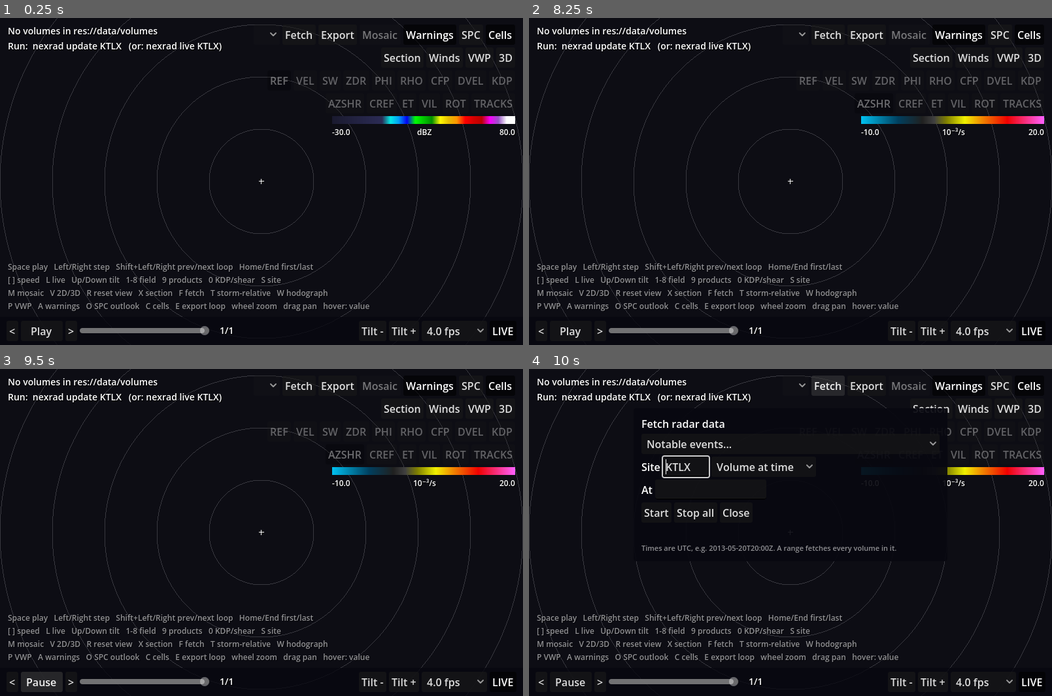
Above: before the commit, frames 1-4 (two rows, left to right).
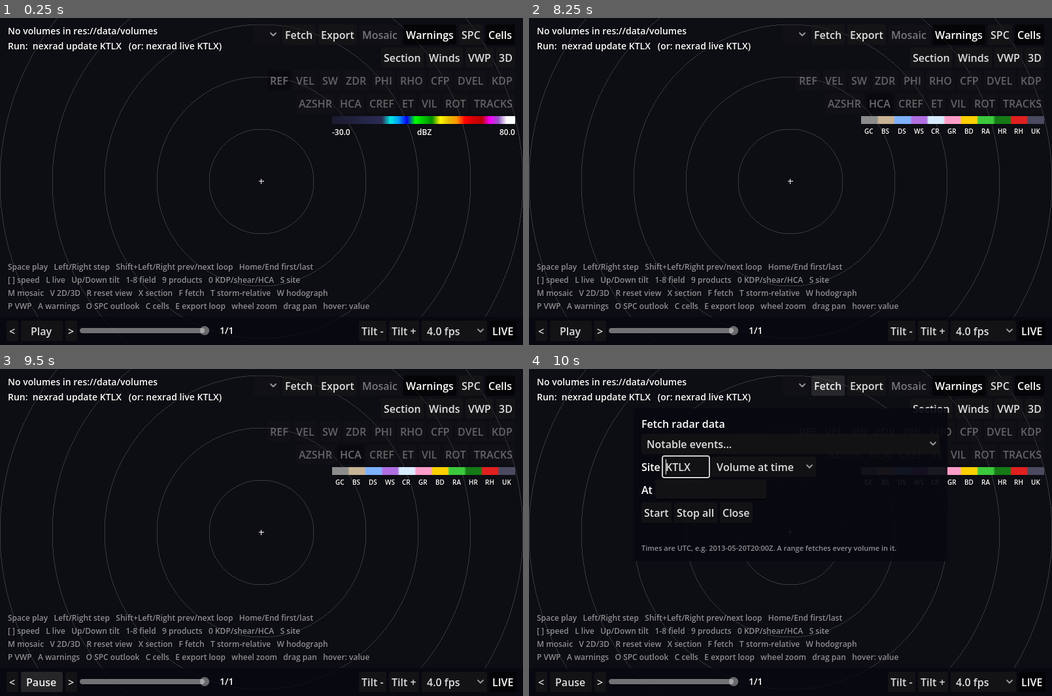
Above: after the commit, the same moments.

Repository: computerdane/droplet
Game: Godot game, scene res://scenes/main.tscn
Two runs of this game, one before a commit and one after it. Both use one fixed random seed, a clock stepped at 60 frames per second and the inputs below.
Inputs (mouse positions are in pixels of both pictures, inside the frame that each line leads up to):
- Up to frame 1 (0.25 s): no input
- Up to frame 2 (8.25 s): click "REF" at 0.5 s; click "VEL" at 1.25 s; click "SW" at 2 s; click "ZDR" at 2.75 s; click "PHI" at 3.5 s; click "RHO" at 4.25 s; click "CFP" at 5 s; click "DVEL" at 5.75 s; click "KDP" at 6.5 s; click "AZSHR" at 7.25 s; click (879, 103) at 8 s, where only the run after the commit has a clickable "HCA"
- Up to frame 3 (9.5 s): click "Play" at 8.75 s
- Up to frame 4 (10 s): click "Fetch" at 9.5 s

The runs differ from the first frame. In frame 1, 0.2% of the frame differs, in the area x 48-69%, y 25-81%; in frame 2, 1.3%, in the area x 48-99%, y 25-81%; in frame 3, 1.3%; in frame 4, 0.6%.

Commit message:
Hydrometeor classification with a melting layer
nexrad/src/hca.rs: Park et al. (2009) fuzzy-logic HCA as a per-gate field next to every
sweep with REF, ZDR and RHO, restricted by where the beam sits relative to the melting
layer. The layer comes from the volume's bright band when it has one, else from a
latitude/season freezing-level climatology; volume.json records which.

Viewer: HCA field (0 cycles to it) with a class legend and readout, categorical sampling
(nearer tilt, no interpolation) in sections and volume rendering, the melting layer in the
info text and as dashed lines in the section. tests/run.gd now fails on a test file that
does not parse instead of skipping it.

Co-Authored-By: Claude Opus 5.5 <noreply@anthropic.com>

Diff:
--- a/scripts/colormaps.gd
+++ b/scripts/colormaps.gd
@@ -19,6 +19,7 @@
 	"VIL": [0.0, 80.0],  # kg/m², vertically integrated liquid
 	"ROT": [-10.0, 20.0],  # 1e-3 /s, low-level rotation (as AZSHR)
 	"TRACKS": [-10.0, 20.0],  # 1e-3 /s, rotation tracks (ROT over time)
+	"HCA": [0.5, 11.5],  # hydrometeor class code 1..11 (CLASS_NAMES)
 }
 
 const UNITS := {
@@ -37,6 +38,7 @@
 	"VIL": "kg/m²",
 	"ROT": "10⁻³/s",
 	"TRACKS": "10⁻³/s",
+	"HCA": "class",
 }
 
 ## Stops as [value, colour] pairs.
@@ -143,6 +145,23 @@
 	],
 }
 
+## Hydrometeor classes (nexrad/src/hca.rs): code k = index k - 1, [abbreviation, name, colour].
+const HCA_CLASSES := [
+	["GC", "ground clutter / AP", "8c8c8c"],
+	["BS", "biological scatterers", "c8b496"],
+	["DS", "dry snow", "7fb2ff"],
+	["WS", "wet snow", "b06fe0"],
+	["CR", "ice crystals", "d8ecff"],
+	["GR", "graupel", "ff9ec8"],
+	["BD", "big drops", "ffd000"],
+	["RA", "light / moderate rain", "3cc83c"],
+	["HR", "heavy rain", "157a15"],
+	["RH", "rain / hail", "e02020"],
+	["UK", "unknown", "4a4a60"],
+]
+## Fields whose values are class codes: one flat colour per class, never interpolated.
+const CATEGORICAL := ["HCA"]
+
 ## Fields drawn with another field's colours.
 const SAME_AS := {"DVEL": "VEL", "CREF": "REF", "ROT": "AZSHR", "TRACKS": "AZSHR"}
 
@@ -165,6 +184,9 @@
 		return "range folded"
 	if v < -900.0:
 		return "no data"
+	if field_name == "HCA":
+		var k := clampi(roundi(v) - 1, 0, HCA_CLASSES.size() - 1)
+		return "%s (%s)" % [HCA_CLASSES[k][1], HCA_CLASSES[k][0]]
 	var unit := unit_of(field_name).get_slice(" ", 0)
 	match field_name:
 		"RHO":
@@ -185,6 +207,8 @@
 static func texture_for(field_name: String) -> GradientTexture1D:
 	if _cache.has(field_name):
 		return _cache[field_name]
+	if field_name in CATEGORICAL:
+		return _categorical_texture(field_name)
 	var stops: Array = STOPS.get(
 		SAME_AS.get(field_name, field_name), [[0.0, "000000"], [1.0, "ffffff"]]
 	)
@@ -200,3 +224,24 @@
 	tex.width = 512
 	_cache[field_name] = tex
 	return tex
+
+
+static func is_categorical(field_name: String) -> bool:
+	return field_name in CATEGORICAL
+
+
+## One constant-colour step per class over the field's range, so class k (at k) falls in the
+## middle of its step.
+static func _categorical_texture(field_name: String) -> GradientTexture1D:
+	var grad := Gradient.new()
+	grad.interpolation_mode = Gradient.GRADIENT_INTERPOLATE_CONSTANT
+	grad.offsets = PackedFloat32Array()
+	grad.colors = PackedColorArray()
+	var n := HCA_CLASSES.size()
+	for k in n:
+		grad.add_point(float(k) / n, Color(HCA_CLASSES[k][2]))
+	var tex := GradientTexture1D.new()
+	tex.gradient = grad
+	tex.width = n * 8
+	_cache[field_name] = tex
+	return tex
--- a/scripts/hud.gd
+++ b/scripts/hud.gd
@@ -38,6 +38,7 @@
 const FIELD_NAMES := {
 	"KDP": "specific differential phase",
 	"AZSHR": "azimuthal shear of DVEL, positive = cyclonic",
+	"HCA": "hydrometeor classification",
 }
 const PRODUCT_NAMES := {
 	"CREF": "composite reflectivity",
@@ -94,6 +95,7 @@
 var legend_lo: Label
 var legend_hi: Label
 var legend_unit: Label
+var legend_classes: HBoxContainer  # class abbreviations under a categorical legend (HCA)
 var play_button: Button
 var slider: HSlider
 var time_label: Label
@@ -210,7 +212,7 @@
 		var fname: String = names[i]
 		var tip := "%s (%d)" % [fname, i + 1] if i < 8 else "%s (0)" % fname
 		if FIELD_NAMES.has(fname):
-			tip = "%s: %s (0 toggles KDP / AZSHR)" % [fname, FIELD_NAMES[fname]]
+			tip = "%s: %s (0 cycles KDP / AZSHR / HCA)" % [fname, FIELD_NAMES[fname]]
 		if fname in RadarVolume.PRODUCTS:
 			tip = "%s: %s, plan view only (9 cycles products)" % [fname, PRODUCT_NAMES[fname]]
 		var b := _button(fname, tip)
@@ -240,6 +242,18 @@
 	labels.add_child(legend_lo)
 	labels.add_child(legend_unit)
 	labels.add_child(legend_hi)
+	legend_classes = _hbox()
+	legend_classes.custom_minimum_size = Vector2(LEGEND_WIDTH, 0)
+	legend_classes.size_flags_horizontal = Control.SIZE_SHRINK_END
+	legend_classes.add_theme_constant_override("separation", 0)
+	legend_classes.visible = false
+	for c: Array in Colormaps.HCA_CLASSES:
+		var l := _label(10)
+		l.text = c[0]
+		l.horizontal_alignment = HORIZONTAL_ALIGNMENT_CENTER
+		l.size_flags_horizontal = Control.SIZE_EXPAND_FILL
+		legend_classes.add_child(l)
+	box.add_child(legend_classes)
 
 	hodograph = Hodograph.new()
 	hodograph.size = HODOGRAPH_SIZE
@@ -410,6 +424,7 @@
 	var legend_w := minf(LEGEND_WIDTH, col_w)
 	legend_tex.custom_minimum_size.x = legend_w
 	legend_lo.get_parent().custom_minimum_size.x = legend_w
+	legend_classes.custom_minimum_size.x = legend_w
 	var top := _top_box.position.y + _top_box.get_combined_minimum_size().y + GAP
 	if stacked:
 		top = info_bottom + GAP
@@ -598,6 +613,9 @@
 	legend_lo.text = str(rng[0])
 	legend_hi.text = str(rng[1])
 	legend_unit.text = Colormaps.unit_of(field_name)
+	var categorical := Colormaps.is_categorical(field_name)
+	legend_classes.visible = categorical
+	legend_lo.get_parent().visible = not categorical
 	if storm_relative:
 		legend_unit.text = "storm-rel. " + legend_unit.text
 
--- a/scripts/main.gd
+++ b/scripts/main.gd
@@ -62,7 +62,7 @@
 }
 const HINT_COMMON := (
 	"Space play   Left/Right step   Shift+Left/Right prev/next loop   Home/End first/last\n"
-	+ "[ ] speed   L live   Up/Down tilt   1-8 field   9 products   0 KDP/shear   S site\n"
+	+ "[ ] speed   L live   Up/Down tilt   1-8 field   9 products   0 KDP/shear/HCA   S site\n"
 	+ "M mosaic   V 2D/3D   R reset view   X section   F fetch   T storm-relative   W hodograph\n"
 	+ "P VWP   A warnings   O SPC outlook   C cells   E export loop   "
 )
@@ -883,6 +883,14 @@
 		lines.append("zoom %.2f px/km   cache %d MB" % [view_2d.zoom(), cache_mb])
 	if _storm_vector() != Vector2.ZERO:
 		lines.append("storm-relative: " + _storm_source())
+	var ml = volume.meta.get("melting_layer")
+	if Colormaps.is_categorical(field_name) and ml is Dictionary:
+		lines.append(
+			(
+				"melting layer %.1f-%.1f km ARL (%s)"
+				% [ml["bottom_m"] / 1000.0, ml["top_m"] / 1000.0, ml["source"]]
+			)
+		)
 	if mosaic:
 		lines.append("mosaic: " + Mosaic.summary(_neighbors))
 	lines.append_array(overlays.info_lines())
@@ -980,7 +988,7 @@
 			elif e.keycode == KEY_9:
 				_cycle_fields(RadarVolume.PRODUCTS + [RotationTracks.VIEW_FIELD])
 			elif e.keycode == KEY_0:
-				_cycle_fields(["KDP", "AZSHR"])
+				_cycle_fields(["KDP", "AZSHR", "HCA"])
 
 
 func _cycle_site() -> void:
--- a/scripts/radar_volume.gd
+++ b/scripts/radar_volume.gd
@@ -5,7 +5,7 @@
 
 const MISSING := -1000.0
 const RANGE_FOLDED := -2000.0
-const FIELDS := ["REF", "VEL", "SW", "ZDR", "PHI", "RHO", "CFP", "DVEL", "KDP", "AZSHR"]
+const FIELDS := ["REF", "VEL", "SW", "ZDR", "PHI", "RHO", "CFP", "DVEL", "KDP", "AZSHR", "HCA"]
 ## Column products (nexrad/src/products.rs): one grid each over ground distance, kept as an
 ## extra sweep at 0° after the real ones (is_product()); plan view only.
 const PRODUCTS := ["CREF", "ET", "VIL", "ROT"]
--- a/scripts/section_view.gd
+++ b/scripts/section_view.gd
@@ -24,6 +24,7 @@
 const GRID := Color(1, 1, 1, 0.12)
 const TEXT := Color(1, 1, 1, 0.8)
 const BEAM_LINE := Color(1, 1, 1, 0.18)
+const ML_LINE := Color(1.0, 0.85, 0.3, 0.8)  # melting layer (HCA)
 
 var storm_motion := Vector2.ZERO  # m/s east, north; zero = ground-relative
 var _plot: Control
@@ -119,6 +120,7 @@
 			mat.set_shader_parameter("geom_a", _geometry(pv, ia, field_name))
 			mat.set_shader_parameter("geom_b", _geometry(pv, ib, field_name))
 			mat.set_shader_parameter("blend", ia != ib)
+			mat.set_shader_parameter("categorical", Colormaps.is_categorical(field_name))
 			mat.set_shader_parameter("lo_deg", band[2])
 			mat.set_shader_parameter("hi_deg", band[3])
 			mat.set_shader_parameter("half_beam_deg", BEAMWIDTH_DEG / 2.0)
@@ -243,7 +245,11 @@
 			var w := (elev - ea) / (eb - ea)
 			var half := BEAMWIDTH_DEG / 2.0
 			if va > -900.0 and vb > -900.0:
-				v = lerpf(va, vb, w)
+				v = (
+					(va if w < 0.5 else vb)
+					if Colormaps.is_categorical(field_name)
+					else lerpf(va, vb, w)
+				)
 			elif va > -900.0 and elev - ea < half:
 				v = va
 			elif vb > -900.0 and eb - elev < half:
@@ -386,6 +392,16 @@
 					_overlay.draw_polyline(pts, BEAM_LINE)
 				if bh > H_MAX_KM:
 					pts.clear()
+		# The melting layer the classification assumed (heights above that radar).
+		var ml = (piece["volume"] as RadarVolume).meta.get("melting_layer")
+		if Colormaps.is_categorical(_last[1]) and ml is Dictionary:
+			var xa := r.position.x + t0 * r.size.x
+			var xb := r.position.x + t1 * r.size.x
+			for key in ["bottom_m", "top_m"]:
+				var y: float = r.end.y - ml[key] / 1000.0 / H_MAX_KM * r.size.y
+				_overlay.draw_dashed_line(Vector2(xa, y), Vector2(xb, y), ML_LINE, 1.0, 6.0)
+			var yt: float = r.end.y - ml["top_m"] / 1000.0 / H_MAX_KM * r.size.y
+			_overlay.draw_string(font, Vector2(xa + 4, yt - 3), "ML", 0, -1, FONT_SIZE, ML_LINE)
 
 
 ## Smallest of 1, 2, 5 x 10^n giving at most `max_ticks` steps over `span`.
--- a/scripts/volume_render.gd
+++ b/scripts/volume_render.gd
@@ -67,6 +67,7 @@
 	_mat.set_shader_parameter("cmap_max", rng[1])
 	_mat.set_shader_parameter("threshold", threshold)
 	_mat.set_shader_parameter("threshold_abs", threshold_abs)
+	_mat.set_shader_parameter("categorical", Colormaps.is_categorical(field_name))
 	_mat.set_shader_parameter("density", density)
 	_mat.set_shader_parameter("other_sites", others)
 	_mat.set_shader_parameter("n_other_sites", others.size())
--- a/scripts/volume_view_3d.gd
+++ b/scripts/volume_view_3d.gd
@@ -33,6 +33,7 @@
 	"DVEL": [10.0, true],
 	"KDP": [0.5, false],
 	"AZSHR": [4.0, true],
+	"HCA": [2.5, false],  # hides clutter and biological echo
 }
 
 var storm_motion := Vector2.ZERO  # m/s east, north in the selected site's frame; zero = off
--- a/shaders/section.gdshader
+++ b/shaders/section.gdshader
@@ -21,6 +21,8 @@
 uniform float lo_deg = 0.0;
 uniform float hi_deg = 1.0;
 uniform bool blend = false;
+// Class codes (HCA): take the nearer tilt instead of interpolating.
+uniform bool categorical = false;
 uniform float half_beam_deg = 0.475;
 // Per tilt (a, b): elevation, first gate centre, gate spacing (km) and gate count.
 uniform vec4 geom_a = vec4(0.5, 2.125, 0.25, 1192.0);
@@ -73,7 +75,7 @@
 		bool ok_b = vb > -900.0;
 		float t = (elev - geom_a.x) / (geom_b.x - geom_a.x);
 		if (ok_a && ok_b) {
-			v = mix(va, vb, t);
+			v = categorical ? (t < 0.5 ? va : vb) : mix(va, vb, t);
 		} else if (ok_a && elev - geom_a.x < half_beam_deg) {
 			v = va;
 		} else if (ok_b && geom_b.x - elev < half_beam_deg) {
--- a/shaders/volume.gdshader
+++ b/shaders/volume.gdshader
@@ -33,6 +33,7 @@
 uniform float cmap_max = 80.0;
 uniform float threshold = 15.0;
 uniform bool threshold_abs = false;
+uniform bool categorical = false;  // class codes (HCA): nearer tilt, no interpolation, even opacity
 uniform float density = 0.05;  // opacity per km of ray at full strength
 uniform int steps = 192;
 uniform vec2 other_sites[16];  // mosaic, local frame +x east, +y south
@@ -94,7 +95,8 @@
 	bool ok_a = va > -900.0;
 	bool ok_b = vb > -900.0;
 	if (ok_a && ok_b) {
-		return mix(va, vb, (elev - elevs[k]) / (elevs[k + 1] - elevs[k]));
+		float w = (elev - elevs[k]) / (elevs[k + 1] - elevs[k]);
+		return categorical ? (w < 0.5 ? va : vb) : mix(va, vb, w);
 	}
 	if (ok_a && elev - elevs[k] < half_beam_deg) {
 		return va;
@@ -134,7 +136,7 @@
 		if (v > -900.0) {
 			float m = threshold_abs ? abs(v) : v;
 			if (m >= threshold) {
-				float w = 0.15 + 0.85 * clamp((m - threshold) / strength_span, 0.0, 1.0);
+				float w = categorical ? 0.5 : 0.15 + 0.85 * clamp((m - threshold) / strength_span, 0.0, 1.0);
 				float a = 1.0 - exp(-density * w * dt);
 				float c = clamp((v - cmap_min) / (cmap_max - cmap_min), 0.0, 1.0);
 				color += (1.0 - alpha) * a * texture(colormap, vec2(c, 0.5)).rgb;
--- a/tests/run.gd
+++ b/tests/run.gd
@@ -31,6 +31,11 @@
 	var failed := PackedStringArray()
 	for file in _test_files():
 		var script: GDScript = load(UNIT_DIR.path_join(file))
+		# A parse error leaves a script without methods: count it, or the file would silently pass.
+		if script == null or not script.can_instantiate():
+			failed.append("%s: does not load" % file)
+			print("%s\n  FAIL  does not load" % file)
+			continue
 		var methods := PackedStringArray()
 		for m in script.get_script_method_list():
 			var name: String = m["name"]
--- a/tests/unit/test_volume.gd
+++ b/tests/unit/test_volume.gd
@@ -146,3 +146,34 @@
 			one += int(a > -900.0)
 			both += int(b > -900.0)
 	check(one > 0 and both > one, "the fixture storm moves: %d then %d points" % [one, both])
+
+
+## HCA holds whole class codes; the categorical colormap paints each class its own colour at
+## its code (no blending between neighbours), and the readout names the class.
+func test_hca() -> void:
+	var tex: GradientTexture1D = ColormapsScript.texture_for("HCA")
+	var img := tex.get_image()
+	var rng := ColormapsScript.range_of("HCA")
+	var n: int = ColormapsScript.HCA_CLASSES.size()
+	for k in n:
+		var t: float = (k + 1 - rng[0]) / (rng[1] - rng[0])
+		var got := img.get_pixel(clampi(int(t * img.get_width()), 0, img.get_width() - 1), 0)
+		var want := Color(ColormapsScript.HCA_CLASSES[k][2])
+		check(got.is_equal_approx(want), "class %d colour %s, want %s" % [k + 1, got, want])
+	check_eq(ColormapsScript.format_value("HCA", 8.0), "light / moderate rain (RA)", "readout")
+	if not fixtures:
+		return
+	var vol = lib.open(lib.latest("KTST"))
+	var tilts: Array = vol.tilts("HCA")
+	check(not tilts.is_empty(), "fixture has HCA tilts")
+	check(vol.meta.get("melting_layer") is Dictionary, "melting layer in volume.json")
+	var seen := {}
+	for i in tilts:
+		var img2: Image = vol.read_image(i, "HCA")
+		for y in range(0, img2.get_height(), 7):
+			for x in img2.get_width():
+				var v := img2.get_pixel(x, y).r
+				if v > -900.0:
+					check(v == roundf(v) and v >= 1.0 and v <= n, "class code %s" % v)
+					seen[int(v)] = true
+	check(seen.has(8) or seen.has(9), "rain in the fixture storm: %s" % [seen.keys()])
Binary file changed: tests/golden/azshr.png
Binary file changed: tests/golden/cones_mosaic.png
Binary file changed: tests/golden/cones_section.png
Binary file changed: tests/golden/cref_mosaic.png
Binary file changed: tests/golden/echo_tops.png
Binary file added: tests/golden/hca_section.png
Binary file changed: tests/golden/hodograph_hover.png
Binary file changed: tests/golden/ppi_dvel_srm_mosaic.png
Binary file changed: tests/golden/ppi_ref.png
Binary file changed: tests/golden/rotation_tracks.png
Binary file changed: tests/golden/section_mosaic.png
Binary file changed: tests/golden/section_vwp.png
(and 8 more such lines)
